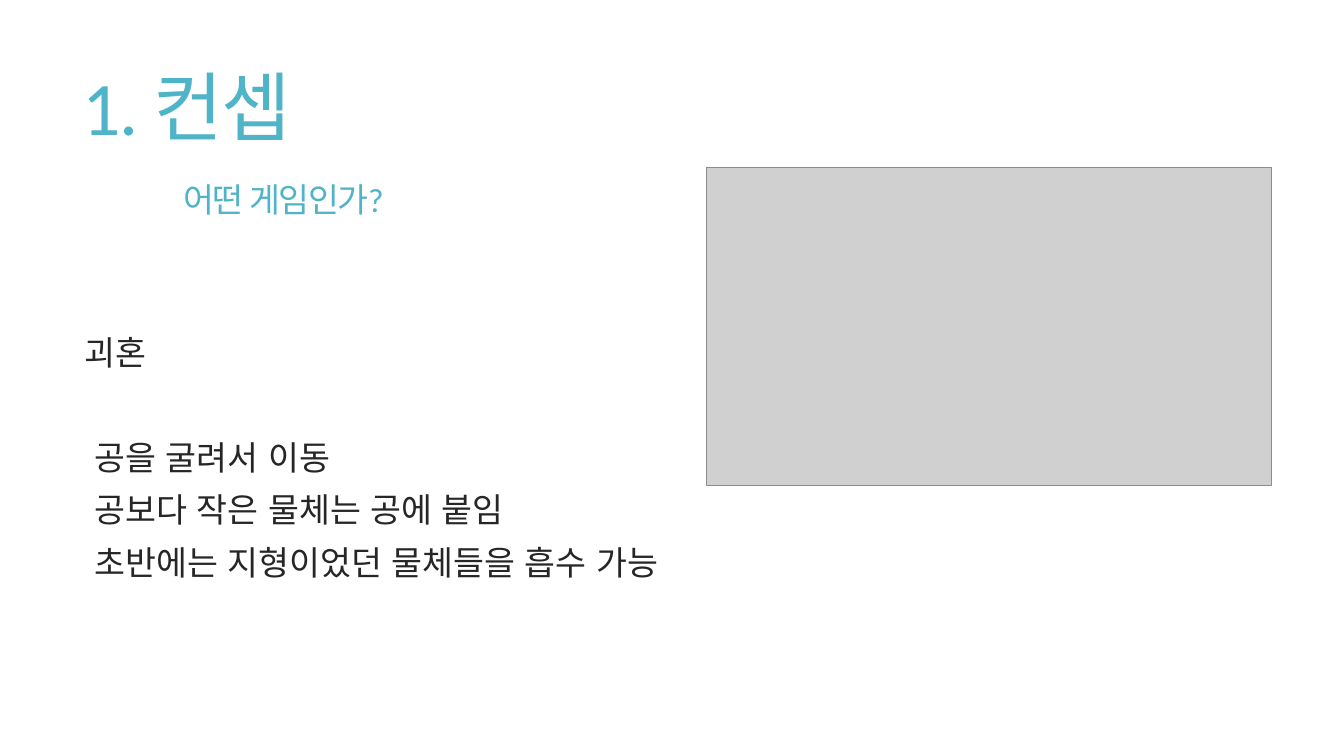
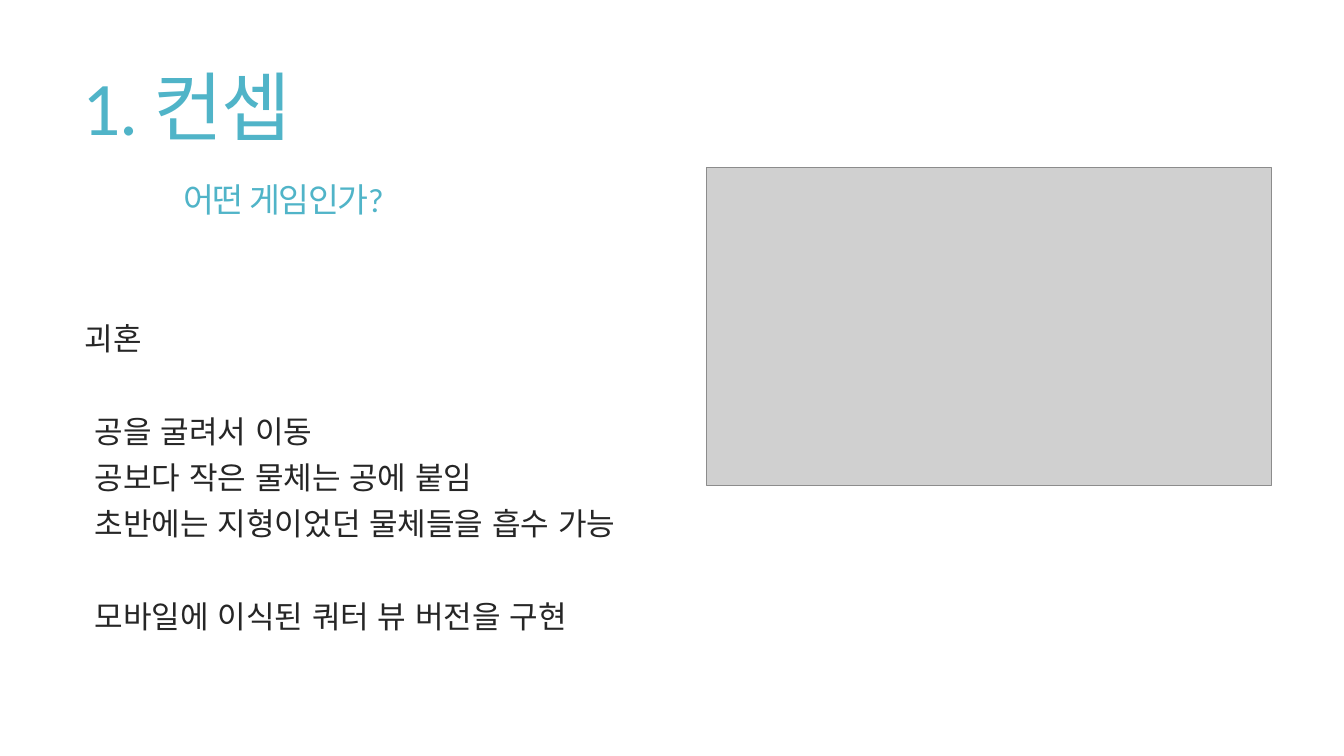
Before and after one commit to Niiok/inha_2021, a slide deck: slide 4 of RollBall/roll_ball.pptx. Drawn at 1344x756 pixels with LibreOffice and Linux fonts; fonts in the diff are those of the drawing; grey boxes stand for pictures. Boxes give left, top, right and bottom in pixels: in the first picture for what was removed or moved away, otherwise in the second. Text is boxed around its words. In the diff, an @@ line names an element or a change of style, - is before the commit and + after.

```diff
--- a/RollBall/roll_ball.pptx
+++ b/RollBall/roll_ball.pptx
@@ text at box(85, 324, 615, 538): size 24 to 22.2 pt in "괴혼", "공을 굴려서 이동", "공보다 작은 물체는 공에 붙임", "초반에는 지형이었던 물체들을 흡수 가능"; line spacing 0.85 to 0.75 @@
@@ text at box(95, 602, 567, 631): paragraph added @@
+  모바일에 이식된 쿼터 뷰 버전을 구현
```
Also in this commit, not shown: 5 other slides changed.
